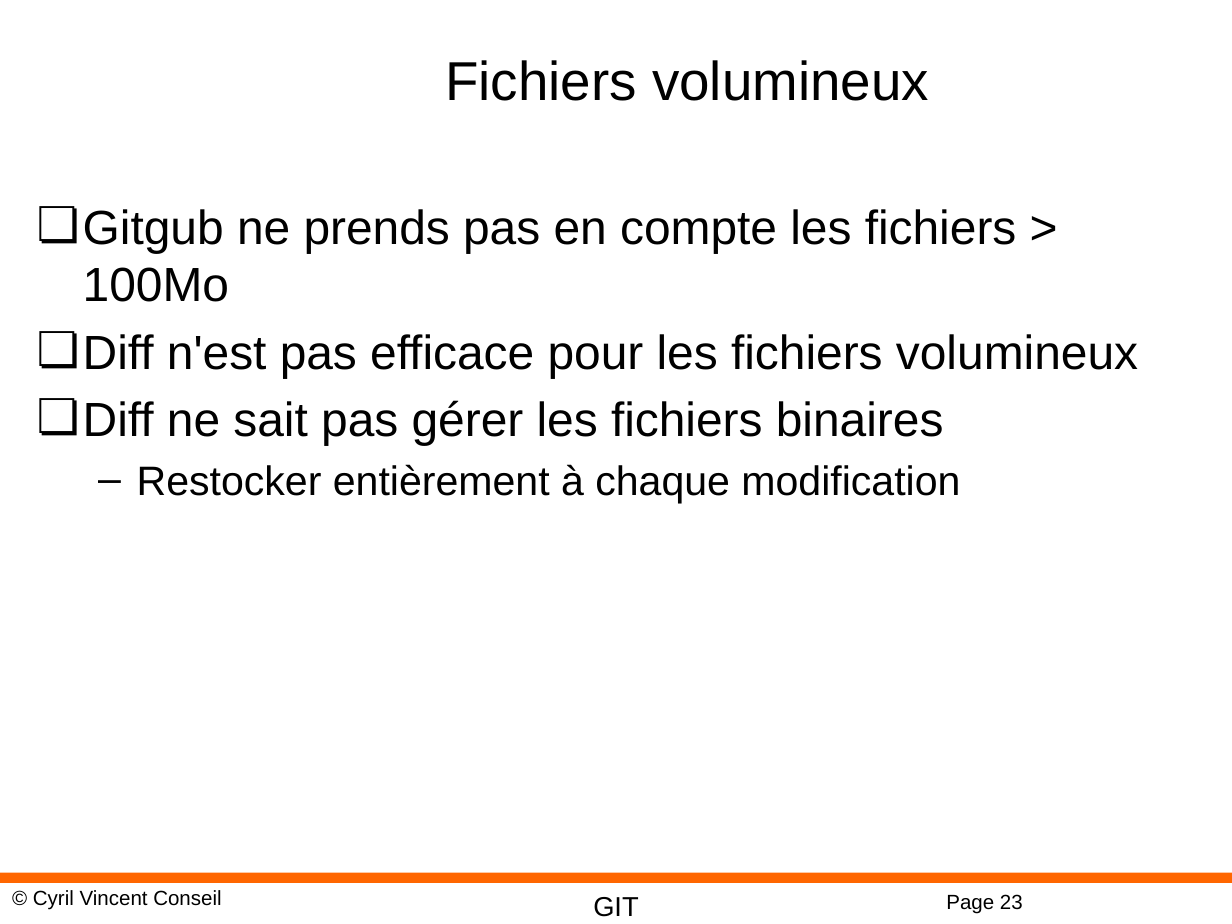
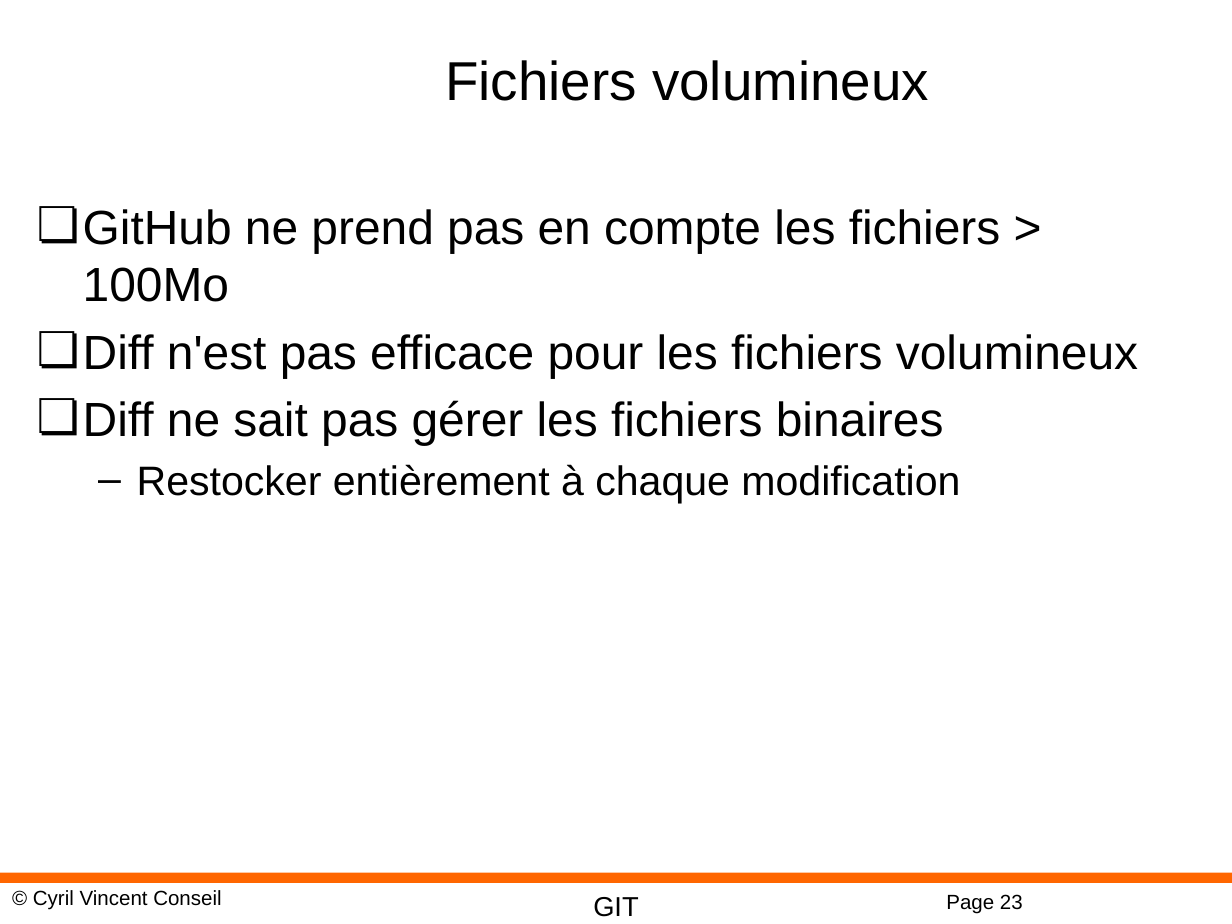
Before and after one commit to cyrilvincent/cicd, a slide deck: slide 23 of ppt/CICD05-Commit.pptx. Drawn at 1232x924 pixels with LibreOffice and Linux fonts; fonts in the diff are those of the drawing; background and template pictures are left out. Boxes give left, top, right and bottom in pixels: in the first picture for what was removed or moved away, otherwise in the second. Text is boxed around its words. In the diff, an @@ line names an element or a change of style, - is before the commit and + after.

```diff
--- a/ppt/CICD05-Commit.pptx
+++ b/ppt/CICD05-Commit.pptx
@@ text at <box>83,209,1001,302</box>: text changed @@
-❏ Gitgub ne prends pas en compte les fichiers > 100Mo
+❏ GitHub ne prend pas en compte les fichiers > 100Mo
```
Also in this commit, not shown: 1 other slide changed, 1 slide added, 1 slide removed, 5 other files.
